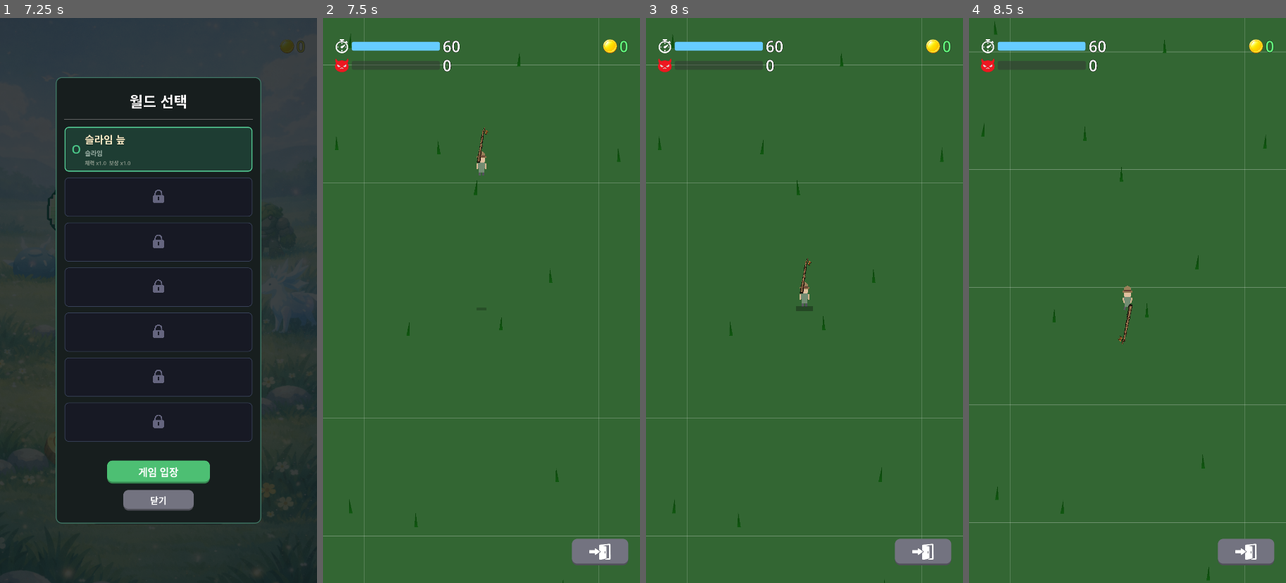
Above: before the commit, frames 1-4 (left to right).
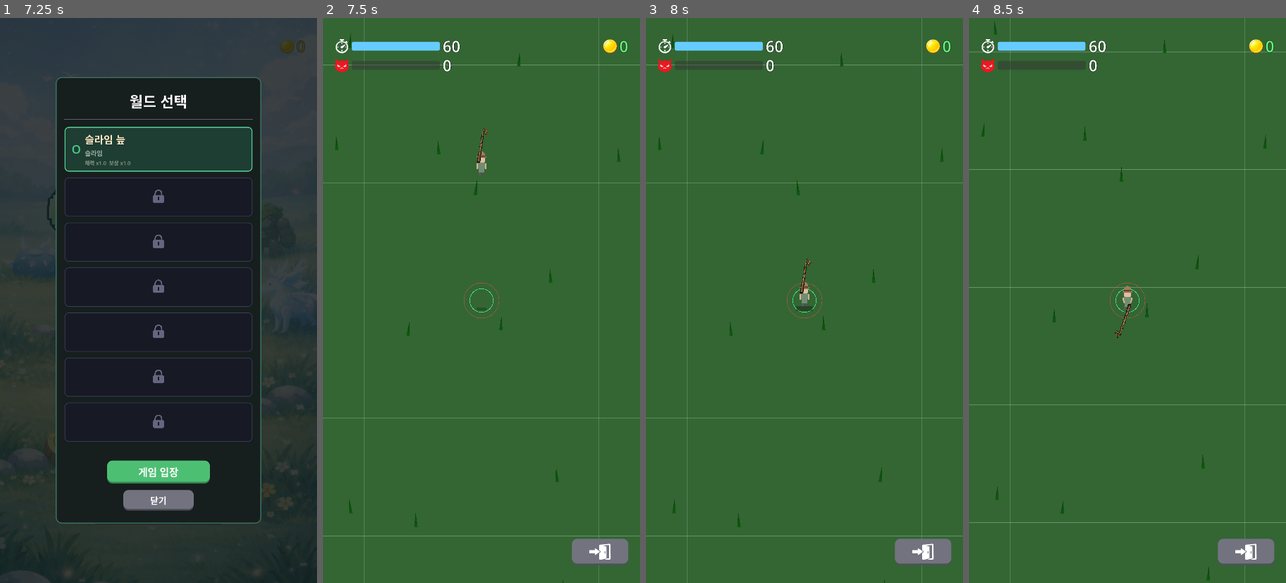
Above: after the commit, the same moments.

Repository: yellyB/game-kill_grass
Game: Godot game, scene res://scenes/ui/main_menu.tscn
Two runs of this game, one before a commit and one after it. Both use one fixed random seed, a clock stepped at 60 frames per second and the inputs below. Sound files missing from this copy of the repository are replaced by a short silence.
Inputs (mouse positions are in pixels of both pictures, inside the frame that each line leads up to):
- Up to frame 1 (7.25 s): drag from (266, 46) to (190, 176) at 0.52 s; click (158, 300) at 1.25 s; drag from (95, 328) to (142, 413) at 2.02 s; move the mouse to (190, 176) at 2.77 s; hold D (move_right) 2.78-3.5 s; drag from (142, 413) to (63, 215) at 3.52 s; move the mouse to (253, 385) at 4.27 s; hold A (move_left) 4.28-5 s; click "건너뛰기" at 5 s; tap Enter at 5.75 s; drag from (63, 215) to (110, 159) at 5.77 s; click (158, 357) at 6.5 s
- Up to frame 2 (7.5 s): click "게임 입장" at 7.25 s
- Up to frame 3 (8 s): no input
- Up to frame 4 (8.5 s): move the mouse to (1143, 300) at 8.02 s; hold S (move_down) from 8.03 s (still down); click (1143, 300) at 8.17 s

Frame 1 is identical in both runs. In frame 2, less than 0.1% of the frame differs, in the area x 44-56%, y 46-54%; in frame 3, less than 0.1%; in frame 4, 0.2%, in the area x 44-56%, y 46-58%.

Commit message:
Rework skill system with 15 skills, sub-levels, prereq tree, and balance tuning
- Restructure SKILL_DEFS: 15 skills with per-skill sub_max (attack_speed, weapon, crit, etc.)
- New SKILL_PREREQS: attack_speed as root → 5 branches → sub-skills
- Integrate weapon as a skill node with WeaponManager delegation
- Adjust base values: attack wait 0.7, attack range 60, magnet range 40, 나뭇가지 max_targets 1
- Replace global SUB_LEVEL_MAX with per-skill get_skill_sub_max()

Co-Authored-By: Claude Opus 4.6 <noreply@anthropic.com>

Diff:
--- a/autoload/game_manager.gd
+++ b/autoload/game_manager.gd
@@ -76,26 +76,44 @@
 
 # Skill definitions — single source of truth for all skills
 const SKILL_DEFS: Array = [
-  {"type": "grass_density", "name": "풀 밀도", "short_name": "밀도", "max_level": 10,
+  {"type": "attack_speed", "name": "공격 속도", "short_name": "공속", "sub_max": 5, "max_level": 12,
+   "description": "풀을 베는 속도가 빨라집니다."},
+  {"type": "attack_range", "name": "공격 범위", "short_name": "범위", "sub_max": 5, "max_level": 10,
+   "description": "풀을 베는 범위가 넓어집니다."},
+  {"type": "attack_count", "name": "공격 횟수", "short_name": "횟수", "sub_max": 5, "max_level": 8,
+   "description": "한 번에 베는 풀의 수가 증가합니다."},
+  {"type": "magnet_range", "name": "자석 범위", "short_name": "자석", "sub_max": 5, "max_level": 8,
+   "description": "코인을 끌어당기는 범위가 넓어집니다."},
+  {"type": "grass_density", "name": "풀 밀도", "short_name": "밀도", "sub_max": 10, "max_level": 10,
    "description": "맵에 풀이 더 빽빽하게 자랍니다."},
-  {"type": "grass_quality", "name": "풀 등급", "short_name": "등급", "max_level": 10,
+  {"type": "grass_quality", "name": "풀 등급", "short_name": "등급", "sub_max": 8, "max_level": 5,
    "description": "더 높은 등급의 풀이 등장할 확률이 증가합니다."},
-  {"type": "grass_regen", "name": "풀 재생", "short_name": "재생", "max_level": 2,
-   "description": "베어진 풀이 더 빨리 다시 자랍니다."},
-  {"type": "grass_reward", "name": "풀 보상", "short_name": "보상", "max_level": 6,
-   "description": "풀에서 떨어지는 코인이 증가합니다."},
-  {"type": "penalty_reduce", "name": "패널티 감소", "short_name": "패널티", "max_level": 3,
-   "description": "몬스터에게 맞았을 때 코인 손실이 줄어듭니다."},
-  {"type": "grass_drop", "name": "드롭률 증가", "short_name": "드롭", "max_level": 5,
-   "description": "풀에서 코인이 떨어질 확률이 증가합니다."},
-  {"type": "golden_chance", "name": "황금풀 확률", "short_name": "황금", "max_level": 5,
+  {"type": "chest_chance", "name": "상자 확률", "short_name": "상자", "sub_max": 5, "max_level": 5,
+   "description": "상자가 등장할 확률이 증가합니다."},
+  {"type": "crit_chance", "name": "치명타 확률", "short_name": "치확", "sub_max": 5, "max_level": 8,
+   "description": "풀을 벨 때 치명타가 발생할 확률이 증가합니다."},
+  {"type": "crit_damage", "name": "치명타 피해", "short_name": "치피", "sub_max": 10, "max_level": 9,
+   "description": "치명타 발생 시 추가 피해가 증가합니다."},
+  {"type": "weapon", "name": "무기", "short_name": "무기", "sub_max": 5, "max_level": 9,
+   "description": "더 강력한 무기로 교체합니다."},
+  {"type": "monster_damage", "name": "몬스터 피해", "short_name": "몬피", "sub_max": 5, "max_level": 7,
+   "description": "몬스터에게 주는 피해가 증가합니다."},
+  {"type": "fury_rate", "name": "분노 속도", "short_name": "분노", "sub_max": 4, "max_level": 4,
+   "description": "몬스터분노 게이지가 더 빨리 찹니다."},
+  {"type": "golden_chance", "name": "황금풀 확률", "short_name": "황금", "sub_max": 2, "max_level": 5,
    "description": "황금풀이 등장할 확률이 증가합니다."},
+  {"type": "golden_reward", "name": "황금풀 보상", "short_name": "황보", "sub_max": 5, "max_level": 10,
+   "description": "황금풀에서 떨어지는 코인이 증가합니다."},
+  {"type": "move_speed", "name": "이동 속도", "short_name": "이속", "sub_max": 6, "max_level": 10,
+   "description": "플레이어의 이동 속도가 빨라집니다."},
 ]
 
 # Upgrades — Dictionary-based level management
 var upgrade_levels: Dictionary = {}  # {"grass_density": 0, "grass_quality": 0, ...}
 var upgrade_sub_levels: Dictionary = {}  # {"grass_density": 0, ...}  값 범위 0~4
-const SUB_LEVEL_MAX: int = 5
+func get_skill_sub_max(type: String) -> int:
+  var def = get_skill_def(type)
+  return def.get("sub_max", 5)
 
 # Session powerup buffs (reset each session)
 var session_buff_attack_speed: int = 0
@@ -114,7 +132,7 @@
 const UPGRADE_COST_MULTIPLIER: float = 1.8
 
 # Game settings
-var base_magnet_range: float = 65.0
+var base_magnet_range: float = 40.0
 
 # Grass settings
 const GRASS_DROP_CHANCE: float = 1.0
@@ -160,6 +178,9 @@
       upgrade_levels[def.type] = 0
     if not upgrade_sub_levels.has(def.type):
       upgrade_sub_levels[def.type] = 0
+  # Sync weapon level from WeaponManager
+  upgrade_levels["weapon"] = WeaponManager.current_weapon_level
+  WeaponManager.weapon_changed.connect(func(lvl: int): upgrade_levels["weapon"] = lvl)
   _init_grass_data()
   _sfx_click = AudioStreamPlayer.new()
   _sfx_click.stream = preload("res://resources/sounds/effect/button_click.wav")
@@ -559,8 +580,10 @@
 
 func get_total_skill_level() -> int:
   var total = 0
-  for level in upgrade_levels.values():
-    total += level
+  for type in upgrade_levels:
+    if type == "weapon":
+      continue
+    total += upgrade_levels[type]
   return total
 
 func get_grass_reward_multiplier() -> float:
@@ -575,25 +598,22 @@
 
 # Skill tree prerequisites: "type:level" -> Array of {type, level} (all AND)
 const SKILL_PREREQS = {
-  # 재생 ← 밀도
-  "grass_regen:1": [{"type": "grass_density", "level": 4}],
-  "grass_regen:2": [{"type": "grass_density", "level": 7}],
-  # 보상 ← 등급 (구 L2,4,6,8 → 신 L4,6,8,10)
-  "grass_reward:1": [{"type": "grass_quality", "level": 4}],
-  "grass_reward:2": [{"type": "grass_quality", "level": 6}],
-  "grass_reward:3": [{"type": "grass_quality", "level": 8}],
-  "grass_reward:4": [{"type": "grass_quality", "level": 10}],
-  # 패널티 감소 ← 보상
-  "penalty_reduce:1": [{"type": "grass_reward", "level": 2}],
-  # 황금풀 ← 밀도
-  "golden_chance:1": [{"type": "grass_density", "level": 5}],
-  "golden_chance:2": [{"type": "grass_density", "level": 7}],
-  "golden_chance:3": [{"type": "grass_density", "level": 9}],
-  # 드롭률 ← 등급 (구 L2,4,6,8 → 신 L4,6,8,10)
-  "grass_drop:1": [{"type": "grass_quality", "level": 4}],
-  "grass_drop:2": [{"type": "grass_quality", "level": 6}],
-  "grass_drop:3": [{"type": "grass_quality", "level": 8}],
-  "grass_drop:4": [{"type": "grass_quality", "level": 10}],
+  # Row 2: 공속 lv1 → 주요 5스킬
+  "weapon:1": [{"type": "attack_speed", "level": 1}],
+  "attack_range:1": [{"type": "attack_speed", "level": 1}],
+  "grass_density:1": [{"type": "attack_speed", "level": 1}],
+  "chest_chance:1": [{"type": "attack_speed", "level": 1}],
+  "grass_quality:1": [{"type": "attack_speed", "level": 1}],
+  # Row 3: 주요 스킬 → 세부 스킬
+  "crit_chance:1": [{"type": "weapon", "level": 1}],
+  "crit_damage:1": [{"type": "weapon", "level": 1}],
+  "monster_damage:1": [{"type": "weapon", "level": 1}],
+  "attack_count:1": [{"type": "attack_range", "level": 1}],
+  "move_speed:1": [{"type": "attack_range", "level": 1}],
+  "magnet_range:1": [{"type": "grass_density", "level": 1}],
+  "fury_rate:1": [{"type": "chest_chance", "level": 1}],
+  "golden_chance:1": [{"type": "grass_quality", "level": 1}],
+  "golden_reward:1": [{"type": "grass_quality", "level": 1}],
 }
 
 func check_skill_prereqs(type: String, level: int) -> Dictionary:
@@ -644,22 +664,20 @@
 const QUALITY_COSTS: Array = [15, 60, 150, 400, 900, 2000, 4500, 10000, 22000, 50000]
 
 func get_upgrade_cost(current_level: int, upgrade_type: String = "") -> int:
-  # 밀도/등급: 고정 비용 테이블
+  # 무기: WeaponManager 가격 위임
+  if upgrade_type == "weapon":
+    var next = WeaponManager.get_next_weapon()
+    if next.is_empty():
+      return 0
+    return next.price
+  # 밀도: 고정 비용 테이블
   if upgrade_type == "grass_density" and current_level < DENSITY_COSTS.size():
     return DENSITY_COSTS[current_level]
+  # 등급: 고정 비용 테이블 (max_level 5이므로 앞 5개 사용)
   if upgrade_type == "grass_quality" and current_level < QUALITY_COSTS.size():
     return QUALITY_COSTS[current_level]
+  # 황금풀 확률
   var base = int(BASE_UPGRADE_COST * pow(UPGRADE_COST_MULTIPLIER, current_level))
-  # 보상/드롭 (선행: 등급 L4,6,8,10)
-  if upgrade_type in ["grass_reward", "grass_drop"]:
-    return int(base * (3.0 + current_level * 14.0))
-  # 재생 (선행: 밀도 L4, L7)
-  if upgrade_type == "grass_regen":
-    return int(base * (3.0 + current_level * 15.0))
-  # 패널티 감소 (선행: 보상 L2)
-  if upgrade_type == "penalty_reduce":
-    return int(base * (33.0 + current_level * 15.0))
-  # 황금풀 (선행: 밀도 L5, L7, L9)
   if upgrade_type == "golden_chance":
     return int(base * (30.0 + current_level * 65.0))
   # 기타
@@ -668,6 +686,18 @@
   return base
 
 func purchase_upgrade(upgrade_type: String) -> bool:
+  # Weapon type: delegate to WeaponManager
+  if upgrade_type == "weapon":
+    var wep_next = upgrade_levels.get("weapon", 0) + 1
+    var wep_prereq = check_skill_prereqs("weapon", wep_next)
+    if not wep_prereq.met:
+      return false
+    if not WeaponManager.purchase_next_weapon():
+      return false
+    upgrade_levels["weapon"] = WeaponManager.current_weapon_level
+    upgrade_purchased.emit(upgrade_type, upgrade_levels["weapon"])
+    return true
+
   var current_level = upgrade_levels.get(upgrade_type, -1)
   if current_level < 0:
     return false  # Unknown skill type
@@ -687,7 +717,7 @@
   money -= cost
   money_changed.emit(money)
   upgrade_sub_levels[upgrade_type] = upgrade_sub_levels.get(upgrade_type, 0) + 1
-  if upgrade_sub_levels[upgrade_type] >= SUB_LEVEL_MAX:
+  if upgrade_sub_levels[upgrade_type] >= get_skill_sub_max(upgrade_type):
     upgrade_levels[upgrade_type] = next_level
     upgrade_sub_levels[upgrade_type] = 0
   upgrade_purchased.emit(upgrade_type, next_level)
--- a/autoload/weapon_manager.gd
+++ b/autoload/weapon_manager.gd
@@ -6,7 +6,7 @@
 var weapon_textures: Array[Texture2D] = []
 
 const WEAPONS = [
-  {"name": "나뭇가지", "price": 0, "damage": 1, "max_targets": 3, "texture": "res://resources/images/weapon/나뭇가지.png"},
+  {"name": "나뭇가지", "price": 0, "damage": 1, "max_targets": 1, "texture": "res://resources/images/weapon/나뭇가지.png"},
   {"name": "녹슨 식칼", "price": 90, "damage": 2, "max_targets": 5, "texture": "res://resources/images/weapon/녹슨식칼.png"},
   {"name": "피자 커터", "price": 450, "damage": 3, "max_targets": 7, "texture": "res://resources/images/weapon/피자커터.png"},
   {"name": "전기 파리채", "price": 1200, "damage": 4, "max_targets": 9, "texture": "res://resources/images/weapon/전기파리채.png"},
--- a/scripts/player.gd
+++ b/scripts/player.gd
@@ -10,7 +10,7 @@
 @export var move_speed: float = 300.0
 
 # Debug settings
-const DEBUG_SHOW_RANGES: bool = false
+const DEBUG_SHOW_RANGES: bool = true
 
 # Hit penalty
 var is_hit_debuffed: bool = false
@@ -216,7 +216,7 @@
 
   can_attack = false
   var weapon_speed = GameManager.get_session_attack_speed_mult()
-  var wait = 0.38 / weapon_speed
+  var wait = 0.7 / weapon_speed
   attack_timer.wait_time = wait
   attack_timer.start()
 
@@ -280,7 +280,7 @@
   is_swinging = false
 
 func update_attack_range() -> void:
-  const BASE_ATTACK_RANGE: float = 90.0
+  const BASE_ATTACK_RANGE: float = 60.0
   var weapon_range = GameManager.get_session_attack_range_mult()
   attack_radius = BASE_ATTACK_RANGE * weapon_range
   if attack_shape and attack_shape.shape:
@@ -708,9 +708,9 @@
   var body_radius = 40.0
   draw_arc(Vector2.ZERO, body_radius, 0, TAU, 32, Color(1.0, 1.0, 0.0, 0.5), 2.0)
 
-  # Draw coin magnet range (blue)
+  # Draw coin magnet range (cyan)
   var magnet_range = GameManager.get_magnet_range()
-  draw_arc(Vector2.ZERO, magnet_range, 0, TAU, 32, Color(0.3, 0.5, 1.0, 0.5), 2.0)
+  draw_arc(Vector2.ZERO, magnet_range, 0, TAU, 32, Color(0.0, 1.0, 1.0, 0.5), 2.0)
 
   # Draw attack range (red)
   var attack_offset = Vector2.ZERO
